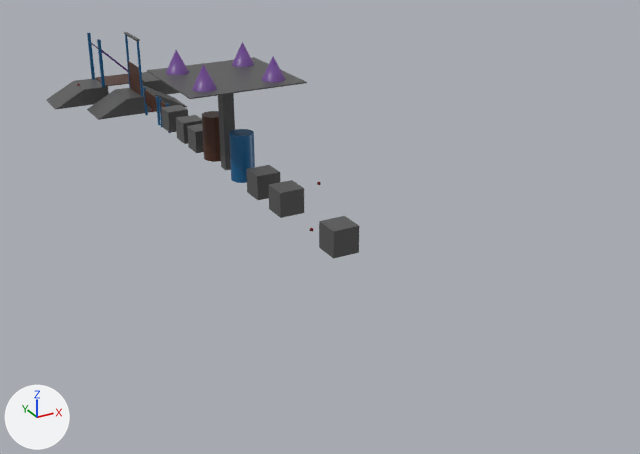
A saved change to the FBX model models/FoundationEBF.fbx.
Both versions are drawn from a 50 mm lens placed at (-37.9, -78.0, 26.1), pointed at (-6.1, -20.3, -2.8). Lighting does not change. The marker at lower left points along +X, +Y and +Z. Objects named as collision shapes, trigger or cutter boxes, shadow casters or lower levels of detail are left out. Where no turn or scale is listed for an object, it has been applied to the vertices.
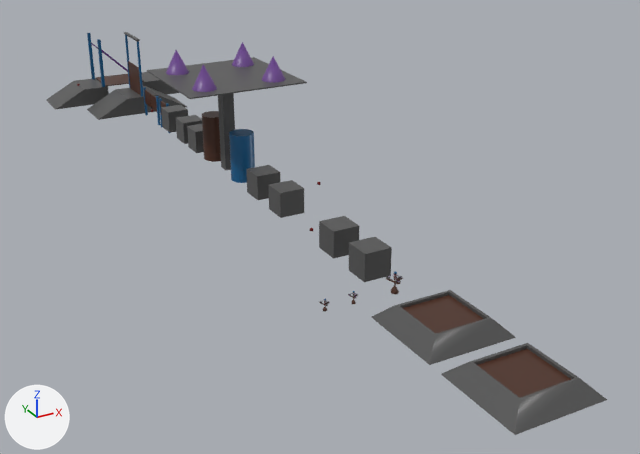
The edits, one by one:
Mesh me_plane is new.
It has 254 vertices, 252 faces and spans x -0.49..0.578, y -0.575..0.485, z -0.141..0.913.
It uses material mat_material_brown (brown #4e2d1f).
Mesh me_cube_114 is new.
It has 20 vertices, 22 faces and spans x -3.0..3.0, y -3.0..3.0, z -0.5..0.5.
Faces by material slot: [1, 21].
It uses material mat_material_brown (brown #4e2d1f).
It uses material mat_material_grey (dark grey #555555).
Object 'Cube.025' (ob_cube_025) is new; it shows a copy of the mesh of ob_cube_021.
Its location is (-10.0, -34.0, 1.0).
Object 'Base' (ob_base) is new; it shows me_plane.
Its location is (-10.0, -37.0, 0.0).
Object 'Cube.026' (ob_cube_026) is new; it shows me_cube_114.
Its location is (-10.0, -42.0, 0.5).
Object 'Cube.024' (ob_cube_024) is new; it shows a copy of me_cube_114.
Its location is (-10.0, -49.0, 0.5).

Where the change shows, as pixel boxes [x1, y1, x2, y2] in the pictures (640 x 454 px):
'Cube.024', added: after [441, 343, 607, 435]
    faces in mat_material_grey (dark grey #555555): [441, 343, 607, 435]
    faces in mat_material_brown (brown #4e2d1f): [478, 349, 571, 398]
'Cube.026', added: after [372, 290, 516, 365]
    faces in mat_material_grey (dark grey #555555): [372, 290, 516, 365]
    faces in mat_material_brown (brown #4e2d1f): [403, 295, 484, 333]
'Cube.025', added: after [349, 237, 392, 282]
'Base', added: after [386, 278, 403, 294]
